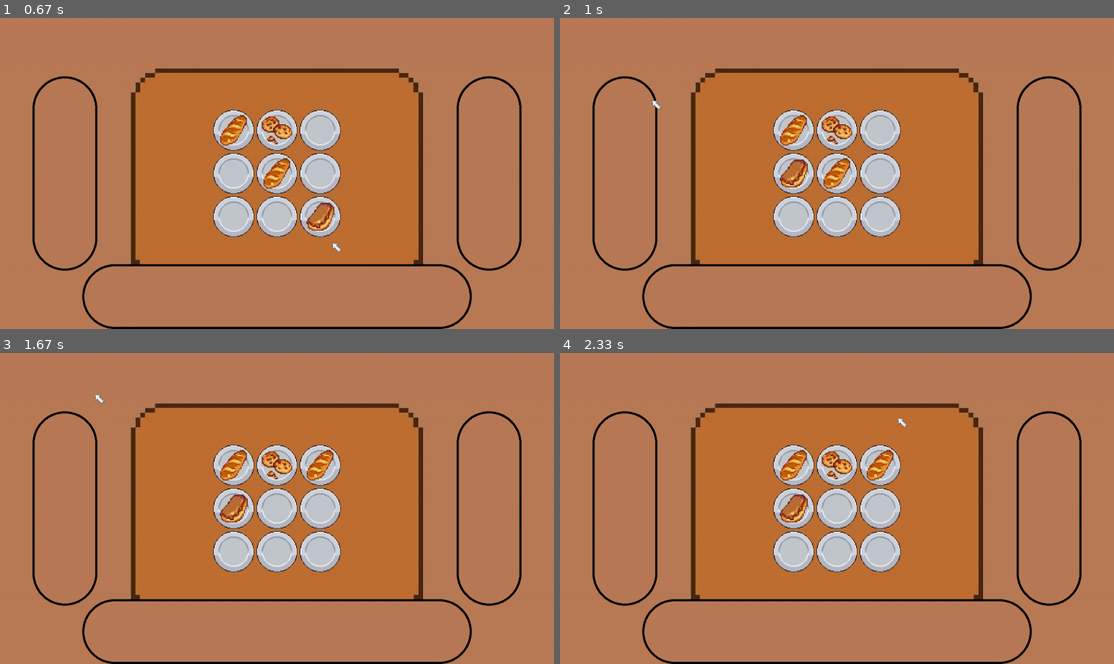
Above: before the commit, frames 1-4 (two rows, left to right).
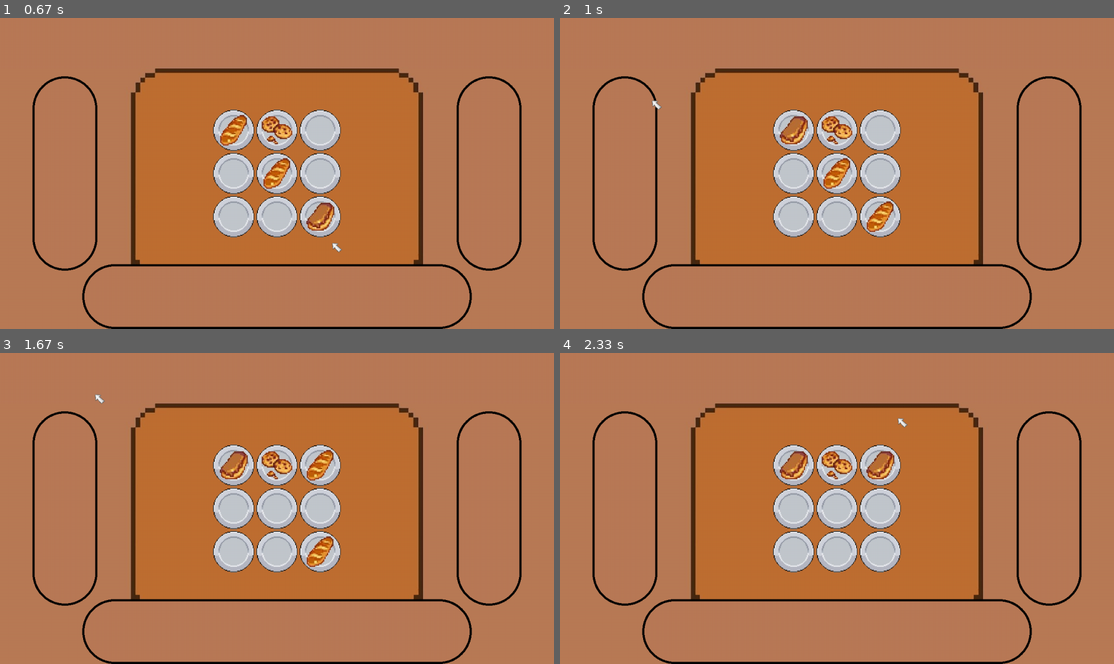
Above: after the commit, the same moments.

Repository: Krivnik/Pygame-Project
Game: pygame game, started from Main.py
Two runs of this game, one before a commit and one after it. Both use one fixed random seed, a clock stepped at 60 frames per second and the inputs below.
Inputs (mouse positions are in pixels of both pictures, inside the frame that each line leads up to):
- Up to frame 1 (0.67 s): press the mouse at (144, 176) at 0.37 s; move the mouse to (238, 207) at 0.47 s; release the mouse at (332, 241) at 0.6 s
- Up to frame 2 (1 s): press the mouse at (881, 217) at 0.7 s; move the mouse to (764, 157) at 0.8 s; release the mouse at (648, 98) at 0.93 s
- Up to frame 3 (1.67 s): press the mouse at (277, 508) at 1.03 s; move the mouse to (310, 496) at 1.13 s; release the mouse at (343, 486) at 1.27 s; press the mouse at (232, 464) at 1.37 s; move the mouse to (166, 430) at 1.47 s; release the mouse at (94, 393) at 1.6 s
- Up to frame 4 (2.33 s): press the mouse at (792, 464) at 1.7 s; move the mouse to (776, 430) at 1.8 s; release the mouse at (759, 393) at 1.93 s; press the mouse at (881, 552) at 2.03 s; move the mouse to (886, 483) at 2.13 s; release the mouse at (897, 418) at 2.27 s

Frame 1 is identical in both runs. In frame 2, 1.0% of the frame differs, in the area x 39-61%, y 31-69%; in frame 3, 1.0%; in frame 4, 1.0%, in the area x 39-61%, y 31-55%.

Commit message:
Another bug fix and new mechanics for go_to_nearest_cell() function

Diff:
--- a/Main.py
+++ b/Main.py
@@ -4,7 +4,7 @@
 from image_loading import load_image
 from start_screen import start_screen
 
-FPS = 60
+FPS = 120
 
 
 def render_environment():
@@ -137,27 +137,34 @@
 
         for cell in cells_group:
             cell_c = cell.rect.center
-            if b.board[cell.y][cell.x][0] == 0 or b.board[cell.y][cell.x][0] == self.lvl:
-                ranges.append(((self_c[0] - cell_c[0]) ** 2 + (self_c[1] - cell_c[1]) ** 2) ** 0.5)
-            else:
-                ranges.append(1000000)
+            ranges.append(((self_c[0] - cell_c[0]) ** 2 + (self_c[1] - cell_c[1]) ** 2) ** 0.5)
 
         target_cell_pos = [(ranges.index(min(ranges)) + 1) % b.width - 1,
                            math.ceil((ranges.index(min(ranges)) + 1) / b.width) - 1]
         if target_cell_pos[0] == -1:
             target_cell_pos[0] = b.width - 1
 
-        b.board[self.y][self.x][0] = 0
+        start_x, start_y = self.x, self.y
         self.x, self.y = target_cell_pos[0], target_cell_pos[1]
         self.rect.x = 13 + self.left + self.x * self.cell_size
         self.rect.y = 13 + self.top + self.y * self.cell_size
-
-        if b.board[self.y][self.x][0] == self.lvl:
+        if (self.x, self.y) == (start_x, start_y):
+            pass
+        elif b.board[self.y][self.x][0] == 0:
+            b.board[start_y][start_x][0] = 0
+            b.board[self.y][self.x][0] = self.lvl
+        elif b.board[self.y][self.x][0] == self.lvl:
+            b.board[start_y][start_x][0] = 0
             pygame.sprite.spritecollide(self, cookies_group, True)
             Cookie(self.lvl + 1, (self.x, self.y), b.get_info())
-            b.board[self.y][self.x][0] = self.lvl + 1
         else:
-            b.board[self.y][self.x][0] = self.lvl
+            for c in pygame.sprite.spritecollide(self, cookies_group, False):
+                if c != self:
+                    c.x, c.y = start_x, start_y
+                    c.rect.x = 13 + c.left + c.x * c.cell_size
+                    c.rect.y = 13 + c.top + c.y * c.cell_size
+            b.board[self.y][self.x][0], b.board[start_y][start_x][0] = \
+                b.board[start_y][start_x][0], b.board[self.y][self.x][0]
 
 
 if __name__ == '__main__':
